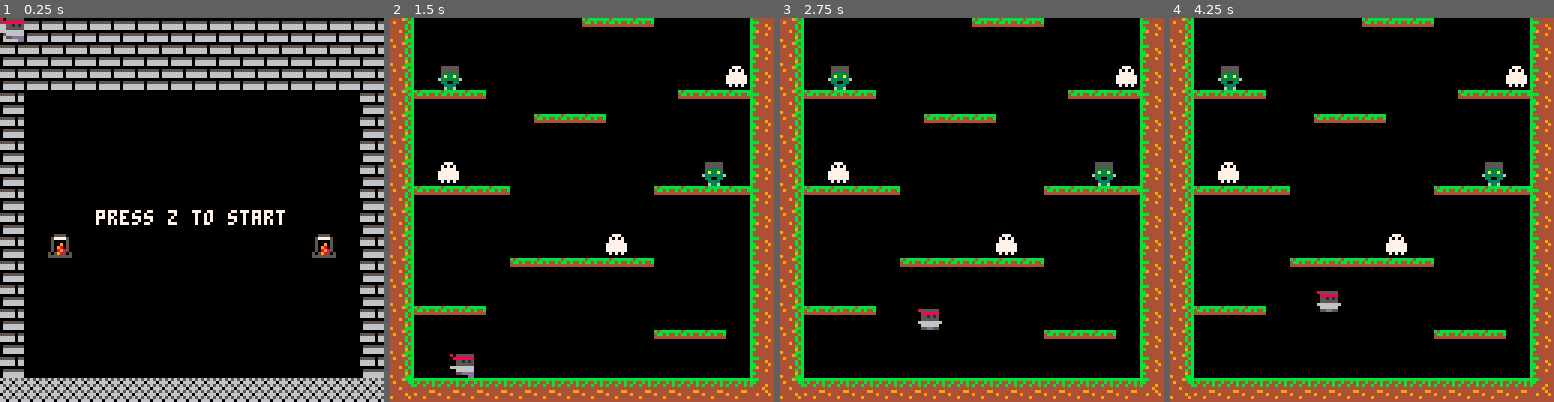
Above: before the commit, frames 1-4 (left to right).
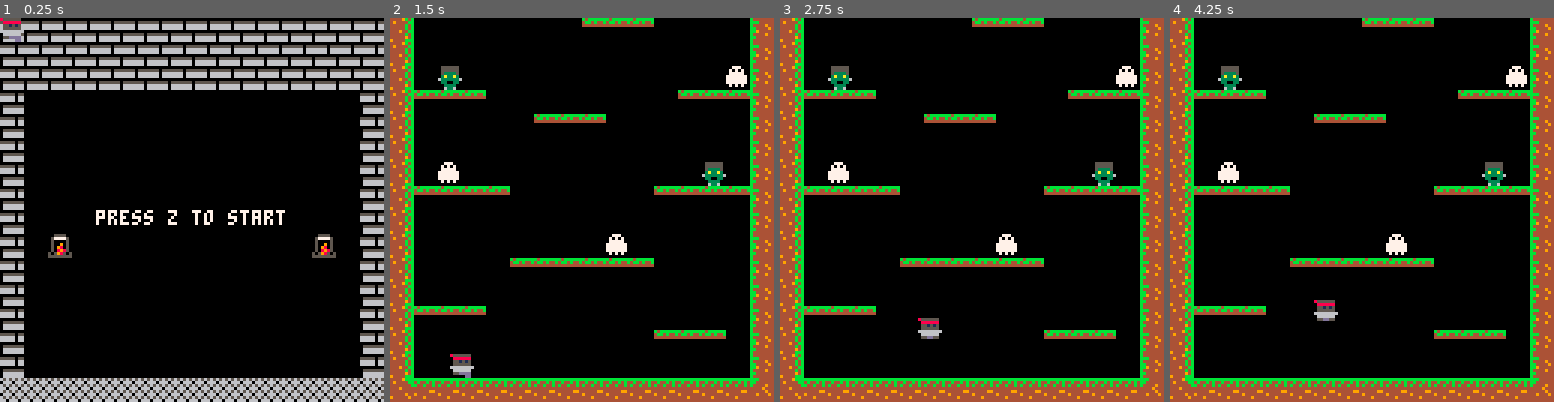
Above: after the commit, the same moments.

Repository: jmoreno1221/Sakajos-Adventures
Game: PICO-8 cartridge sasa.p8
Same seed, same stepped clock (60 frames per second), same inputs: the game is played once before the commit and once after it.
Inputs:
- Up to frame 1 (0.25 s): no input
- Up to frame 2 (1.5 s): tap X (X key) at 0.33, 1.07 s; tap O (Z key) at 0.7 s
- Up to frame 3 (2.75 s): hold Right 1.6-2.1 s; tap O (Z key) at 1.7, 2.1, 2.5 s; tap X (X key) at 1.85 s; hold Right from 2.47 s (still down)
- Up to frame 4 (4.25 s): tap O (Z key) every 0.4 s from 2.9 to 4.1 s; tap X (X key) at 2.97, 4.08 s; release Right at 3.03 s; hold Left 3.08-3.58 s; hold Right from 4.02 s (still down)

The runs differ from the first frame. In frame 1, 0.1% of the frame differs, in the area x 0-7%, y 0-7%; in frame 2, 0.1%; in frame 3, 0.3%; in frame 4, 0.4%, in the area x 37-45%, y 71-79%.

Commit message:
adding updated one

Diff:
--- a/sasa.p8
+++ b/sasa.p8
@@ -1,87 +1,97 @@
 pico-8 cartridge // http://www.pico-8.com
 version 16
 __lua__
---------------------------------
--- picojump platformer tutorial
--- by johannes richter
--- written for the pico 8
--- fanzine #2
---------------------------------
+---runs the game starting with the title screen
 function _init()
-titleinit()
-
-end
-
+	titleinit()
+end
+
+---creates all variables for the game
 function gameinit()
-
- mode=1
- px=20    -- x-position
- py=496   -- y-position
- pstate=0 -- current player state
- pspr=1   -- current sprite
- pdir=0   -- current direction
- pat=0    -- player state timer
- lvl=0
- camx=0
- camy=384
-
-end
-
+	mode=1
+	px=20    -- x-position
+	py=496   -- y-position
+	pstate=0 -- current player state
+	pspr=1   -- current sprite
+	pdir=0   -- current direction
+	pat=0    -- player state timer
+	lvl=0
+	camx=0
+	camy=384
+end
+
+---enables mode to be at 0 which where
+---our update() function below will be called
 function titleinit()
-mode=0
-
-end
-
+	mode=0
+end
+
+---the update loop to either run the title screen
+---or begin to run the game_update60() function
+function _update()
+	if (mode==0) then
+		titleupdate()
+	else
+		game_update60()
+	end
+end
+
+---begins our draw function to draw all of our sprites
 function _draw()
-		cls()
-		camera(camx, camy)
-  -- draw the world
-  map(0,0,0,0,128,512)
-  -- draw the player
-  spr(pspr,px,py,1,1,pdir==-1)
-  -- title screen
-  print("press z to start", 32, 64, 7)
-
-end
-
+	-- clears screen
+	cls()
+	-- places camera at 1st level
+	camera(camx, camy)
+	-- draw the world
+	map(0,0,0,0,128,512)
+	-- draw the player
+	spr(pspr,px,py,1,1,pdir==-1)
+	-- title screen
+	print("press z to start", 32, 64, 7)
+end
+
+---this is where our camera moves when the player
+---advances throughout the levels
 function update_camera(lvl)
-	if lvl==0 and py < 390 and camy>0 then
-		camy = 264
-	else
-		camy = 384
+	if lvl==0 then
+		if py < 390 and camy>0 then
+			camy = 264
+		else
+			camy = 384
+		end
 	end
 end
 
+---changes the state of the player to know
+---which sprite to draw when the player is
+---performing any action
 function change_state(s)
- pstate=s
- pat=0
-end
-function ghost_left()
- l=mget(flr((px-4)/8),flr(py/8))
- return fget(l,1)
-end
-function ghost_right()
- c=mget(flr((px+8)/8),flr((py)/8))
- return fget(c,1)
-end
-function canjump()
- j=mget(px,flr(py-2)/8)
+	pstate=s
+	pat=0
+end
+
+function can_left()
+ l=mget(flr((px-1)/8),flr((py)/8))
+ return not fget(l,1)
+end
+
+function can_right()
+ r=mget(flr((px+8)/8),flr((py)/8))
+ return not fget(r,1)
+end
+
+function can_jump()
+ j=mget(px,flr(py-1)/8)
  return not fget(j,0)
 end
+
 function canfall()
  -- get the map tile under the player
  v=mget(flr((px+2)/8),flr((py+8)/8))
  -- see if its flagged as wall
  return not fget(v,0)
 end
-function _update()
-if (mode==0) then
-titleupdate()
-
-else
-	game_update60()
-end
-end
+
 function titleupdate()
 print("press z to start", 32, 64, 7)
 if btn(4,0) then
@@ -111,23 +121,23 @@
 
  -- walk state
  if pstate==1 then
-   if (pat%3==0) sfx(0) -- sound
-   if (left and ghost_left()) then -- set direction
-     pdir=0
-     elseif (jump and ghost_left()) then
-     pdir=0
-     elseif (left) then
+   if (pat%3==0) then sfx(0) end -- sound
+   if (left and can_left()) then -- set direction
      pdir=-1
-   end
-   if (right and ghost_right()) then
-     pdir=0
-     elseif (jump and ghost_right()) then
-     pdir=0
-     elseif (right) then
+   elseif (left and jump and can_left()) then
+     pdir=-1
+     sfx(01)
+   elseif (right and can_right()) then -- set direction
      pdir=1
-   end
+   elseif (right and jump and can_right()) then
+     pdir=1
+     sfx(01)
+   else pdir=0
+   end
+
    if (jump) then
      change_state(3)
+     sfx(01)
    end
    if (canfall()) change_state(2)
    -- move the player
@@ -138,12 +148,12 @@
 
  -- fall state
  if pstate==2 then
-   pspr=2
+   	pspr=2
    if (canfall()) then
-    if (left) px-=1
-    if (right) px+=1
+   if (left and can_left()) px-=1
+   if (right) px+=1
    	py+=min(4,pat)
-   	if (not canfall()) py=flr(py/8)*8
+   if (not canfall()) py=flr(py/8)*8
    else
     py=flr(py/8)*8
     sfx(2) -- ground contact sfx
@@ -159,8 +169,8 @@
  if pstate==3 then
    if (pat==1) sfx(0) -- play sfx
    pspr=2
-   py-=8-pat
-   if (left) px-=2 pdir=-1
+   py-=7-pat
+   if (left and can_left()) px-=2 pdir=-1
    if (right) px+=2 pdir=1
    if (not jump or pat>7) then
      if (not canfall()) py=py-py%8
@@ -175,14 +185,14 @@
 end
 
 __gfx__
-80555555055555508555555000000000000000009999990990990000007770000555555000000000005555000055550000000000000000000000000000000000
-08888888088888800888888000000000000000000099999990999999070707000555555000777000057777500577775000000000000000000000000000000000
-00551515855151500551515000000000000000009999990999999900077777000533335007777700050000500500005000000000000000000000000000000000
-005555550555555005555550000000000000000000009000909999997777777003a33a3007878700050090500500805000000000000000000000000000000000
-66666666666666666666666600000000000000009999990900090000777777706333333607777700050980500508905000000000000000000000000000000000
-00666666066666600666666000000000000000000099999990999999777777700330033000777000050898500599805000000000000000000000000000000000
-0055dddd0dddd550055dd55000000000000000009999990999999900070707000033330000070000505985055058950500000000000000000000000000000000
-000000dd0dd000000000000000000000000000000000990990999999000000000063360000777000555555555555555500000000000000000000000000000000
+85555550055555508555555085555550000000009999990990990000007770000555555000000000005555000055550000000000000000000000000000000000
+08888880088888800888888008888880000000000099999990999999070707000555555000777000057777500577775000000000000000000000000000000000
+05515150855151500551515005515150000000009999990999999900077777000533335007777700050000500500005000000000000000000000000000000000
+055555500555555005555550055555500000000000009000909999997777777003a33a3007878700050090500500805000000000000000000000000000000000
+66666666666666666666666666666666000000009999990900090000777777706333333607777700050980500508905000000000000000000000000000000000
+06666660066666600666666006666660000000000099999990999999777777700330033000777000050898500599805000000000000000000000000000000000
+055dddd00dddd550055dd5500dddddd0000000009999990999999900070707000033330000070000505985055058950500000000000000000000000000000000
+00000dd00dd000000000000005500550000000000000990990999999000000000063360000777000555555555555555500000000000000000000000000000000
 00000000000000004449444444444444444444490000000065656565000000000000000000777000000000000000000000000000000000000000000000000000
 00000000000000004444444444494444444444445555505506660666000000000000000007070700000000000000000000000000000000000000000000000000
 00000000000000004944444944444449444494446666606665656565000000000000000070070070000000000000000000000000000000000000000000000000
@@ -273,9 +283,9 @@
 00000000000000000000000000000000000000000000000000000000000000000000000000000000000000000000000000000000000000000000000000000000
 22000000000000003232320000000042000000000000000000000000000000000000000000000000000000000000000000000000000000000000000000000000
 00000000000000000000000000000000000000000000000000000000000000000000000000000000000000000000000000000000000000000000000000000000
-22000000000000000000000000000042007007000000000000000000000000000000000000000000000000000000000000000000000000000000000000000000
+22000000000000000000000000000042f0f007000000000000000000000000000000000000000000000000000000000000000000000000000000000000000000
 00000000000000000000000000000000000770000000000000000000000000000000000000000000000000000000000000000000000000000000000000000000
-22008000000000000000000000007042000770000000000000000000000000000000000000000000000000000000000000000000000000000000000000000000
+2200800000000000000000000000704200f0f0000000000000000000000000000000000000000000000000000000000000000000000000000000000000000000
 00000000000000000000000000000000007007000000000000000000000000000000000000000000000000000000000000000000000000000000000000000000
 22323232000000000000000032323242000000000000000000000000000000000000000000000000000000000000000000000000000000000000000000000000
 00000000000000000000000000000000000000000000000000000000000000000000000000000000000000000000000000000000000000000000000000000000
@@ -297,13 +307,13 @@
 00000000000000000000000000000000000000000000000000000000000000000000000000000000000000000000000000000000000000000000000000000000
 22323232000000000000000000000042000000000000000000000000000000000000000000000000000000000000000000000000000000000000000000000000
 00000000000000000000000000000000000000000000000000000000000000000000000000000000000000000000000000000000000000000000000000000000
-22000000000000000000003232320042000000000000000000000000000000000000000000000000000000000000000000000000000000000000000000000000
-00000000000000000000000000000000000000000000000000000000000000000000000000000000000000000000000000000000000000000000000000000000
-22000000000000000000000000000042000000000000000000000000000000000000000000000000000000000000000000000000000000000000000000000000
+22f0f0f0f0f0f0f0f0f0003232320042000000000000000000000000000000000000000000000000000000000000000000000000000000000000000000000000
+00000000000000000000000000000000000000000000000000000000000000000000000000000000000000000000000000000000000000000000000000000000
+22f0f0f0f0f0f0f0f0f0000000000042000000000000000000000000000000000000000000000000000000000000000000000000000000000000000000000000
 00000000000000000000000000000000000000000000000000000000000000000000000000000000000000000000000000000000000000000000000000000000
 23333333333333333333333333333343000000000000000000000000000000000000000000000000000000000000000000000000000000000000000000000000
 __gff__
-0000000000000000000000000000000000000103010000000000000000000000000002010200000000000000000000000000010301000000000000000000000000000000000000000000000000000000000000000000000000000000000000000000000000000000000000000000000000000000000000000000000000000000
+0000000000000000000000000000000000000103010000000000000000000000000002010200000000000000000000000000010101000000000000000000000000000000000000000000000000000000000000000000000000000000000000000000000000000000000000000000000000000000000000000000000000000000
 0000000000000000000000000000000000000000000000000000000000000000000000000000000000000000000000000000000000000000000000000000000000000000000000000000000000000000000000000000000000000000000000000000000000000000000000000000000000000000000000000000000000000000
 __map__
 1515151515151515151515151515151500000000000000000000000000000000000000000000000000000000000000000000000000000000000000000000000000000000000000000000000000000000000000000000000000000000000000000000000000000000000000000000000000000000000000000000000000000000
@@ -318,14 +328,14 @@
 15000a000000000000000000000a001500000000000000000000000000000000000000000000000000000000000000000000000000000000000000000000000000000000000000000000000000000000000000000000000000000000000000000000000000000000000000000000000000000000000000000000000000000000
 1500000000000000000000000000001500000000000000000000000000000000000000000000000000000000000000000000000000000000000000000000000000000000000000000000000000000000000000000000000000000000000000000000000000000000000000000000000000000000000000000000000000000000
 1500000000000000000000000000001500000000000000000000000000000000000000000000000000000000000000000000000000000000000000000000000000000000000000000000000000000000000000000000000000000000000000000000000000000000000000000000000000000000000000000000000000000000
-1500000000030000000000000000001500000000000000000000000000000000000000000000000000000000000000000000000000000000000000000000000000000000000000000000000000000000000000000000000000000000000000000000000000000000000000000000000000000000000000000000000000000000
-1500000000030000000000000000001500000000000000000000000000000000000000000000000000000000000000000000000000000000000000000000000000000000000000000000000000000000000000000000000000000000000000000000000000000000000000000000000000000000000000000000000000000000
+15000000000f0000000000000000001500000000000000000000000000000000000000000000000000000000000000000000000000000000000000000000000000000000000000000000000000000000000000000000000000000000000000000000000000000000000000000000000000000000000000000000000000000000
+15000000000f0000000000000000001500000000000000000000000000000000000000000000000000000000000000000000000000000000000000000000000000000000000000000000000000000000000000000000000000000000000000000000000000000000000000000000000000000000000000000000000000000000
 1500000000000000000000000000001500000000000000000000000000000000000000000000000000000000000000000000000000000000000000000000000000000000000000000000000000000000000000000000000000000000000000000000000000000000000000000000000000000000000000000000000000000000
 1616161616161616161616161616161600000000000000000000000000000000000000000000000000000000000000000000000000000000000000000000000000000000000000000000000000000000000000000000000000000000000000000000000000000000000000000000000000000000000000000000000000000000
-c500000000000000000000000000000300000000000000000000000000000000000000000000000000000000000000000000000000000000000000000000000000000000000000000000000000000000000000000000000000000000000000000000000000000000000000000000000000000000000000000000000000000000
-c500000000000000000000000000000300000000000000000000000000000000000000000000000000000000000000000000000000000000000000000000000000000000000000000000000000000000000000000000000000000000000000000000000000000000000000000000000000000000000000000000000000000000
-c500000000000000000000000000000300000000000000000000000000000000000000000000000000000000000000000000000000000000000000000000000000000000000000000000000000000000000000000000000000000000000000000000000000000000000000000000000000000000000000000000000000000000
-c500000000000000000000030000c5c500000000000000000000000000000000000000000000000000000000000000000000000000000000000000000000000000000000000000000000000000000000000000000000000000000000000000000000000000000000000000000000000000000000000000000000000000000000
+c500000000000000000000000000000f00000000000000000000000000000000000000000000000000000000000000000000000000000000000000000000000000000000000000000000000000000000000000000000000000000000000000000000000000000000000000000000000000000000000000000000000000000000
+c500000000000000000000000000000f00000000000000000000000000000000000000000000000000000000000000000000000000000000000000000000000000000000000000000000000000000000000000000000000000000000000000000000000000000000000000000000000000000000000000000000000000000000
+c500000000000000000000000000000f00000000000000000000000000000000000000000000000000000000000000000000000000000000000000000000000000000000000000000000000000000000000000000000000000000000000000000000000000000000000000000000000000000000000000000000000000000000
+c50000000000000000000f0f0f0f0f0f00000000000000000000000000000000000000000000000000000000000000000000000000000000000000000000000000000000000000000000000000000000000000000000000000000000000000000000000000000000000000000000000000000000000000000000000000000000
 c500000000000000000000000000c5c500000000000000000000000000000000000000000000000000000000000000000000000000000000000000000000000000000000000000000000000000000000000000000000000000000000000000000000000000000000000000000000000000000000000000000000000000000000
 c500000000000000000000000000c5c500000000000000000000000000000000000000000000000000000000000000000000000000000000000000000000000000000000000000000000000000000000000000000000000000000000000000000000000000000000000000000000000000000000000000000000000000000000
 c500000000000000000000000000c5c500000000000000000000000000000000000000000000000000000000000000000000000000000000000000000000000000000000000000000000000000000000000000000000000000000000000000000000000000000000000000000000000000000000000000000000000000000000
Not shown, changed: the sound effects (__sfx__) section of sasa.p8
